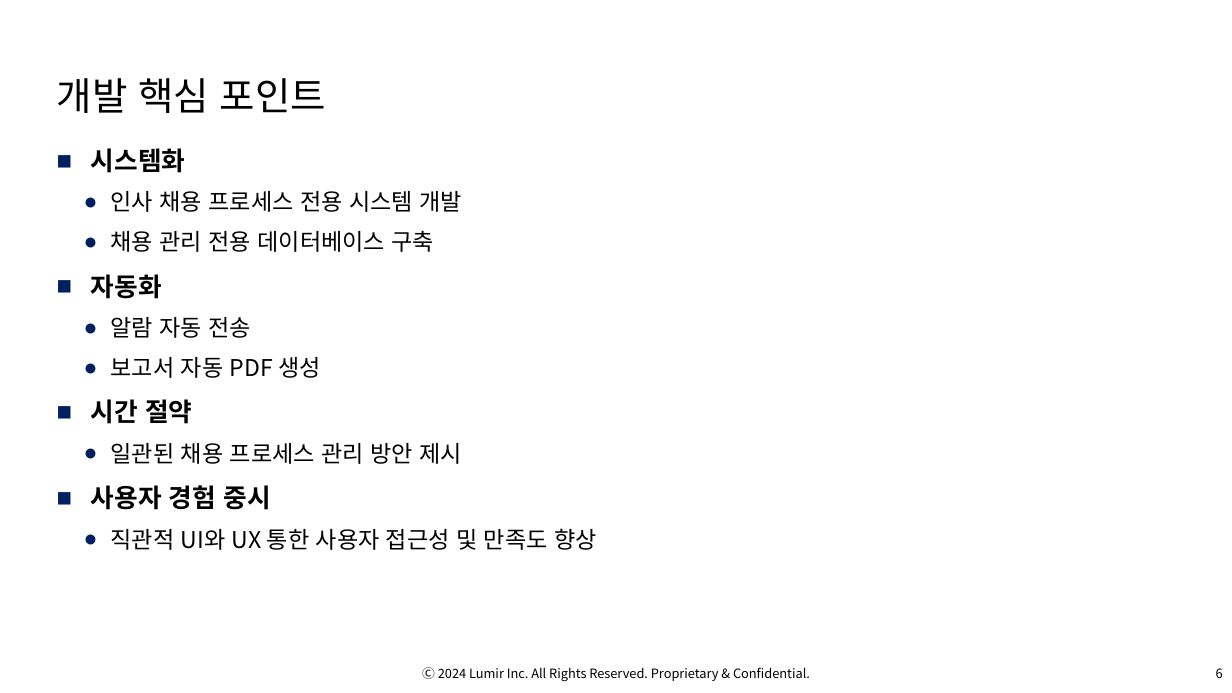
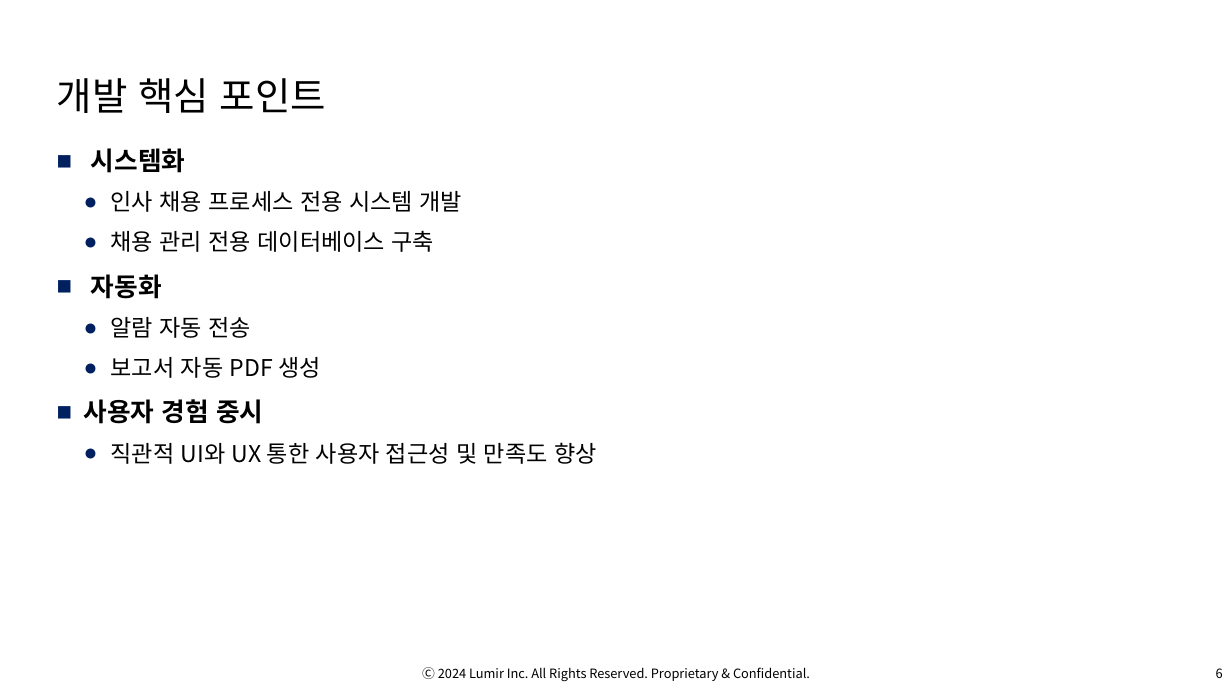
Before and after one commit to OsterRepository/OsterRepository, a slide deck: slide 7 of 기술 7부 김민수 성과 발표.pptx. Drawn at 1232x693 pixels with LibreOffice and Linux fonts; fonts in the diff are those of the drawing; background and template pictures are left out. Boxes give left, top, right and bottom in pixels: in the first picture for what was removed or moved away, otherwise in the second. Text is boxed around its words. In the diff, an @@ line names an element or a change of style, - is before the commit and + after.

```diff
--- a/기술 7부 김민수 성과 발표.pptx
+++ b/기술 7부 김민수 성과 발표.pptx
@@ text at bbox=[91, 399, 462, 464]: paragraphs removed @@
-■ 시간 절약
-  ● 일관된 채용 프로세스 관리 방안 제시
```
Also in this commit, not shown: 1 other slide changed, 1 other file.
